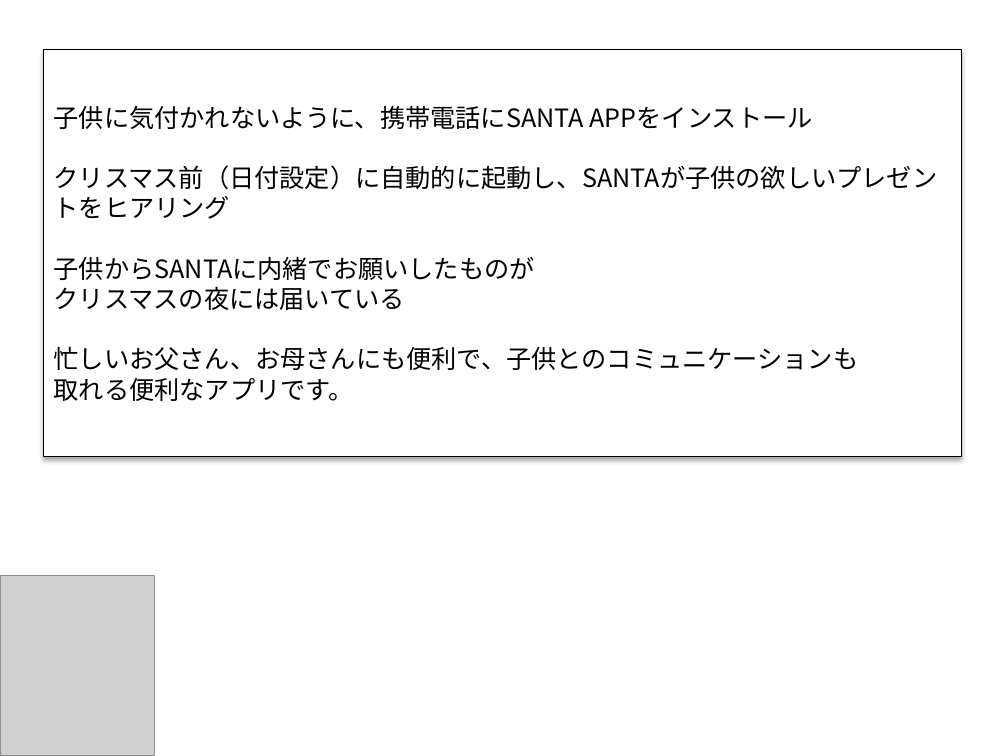
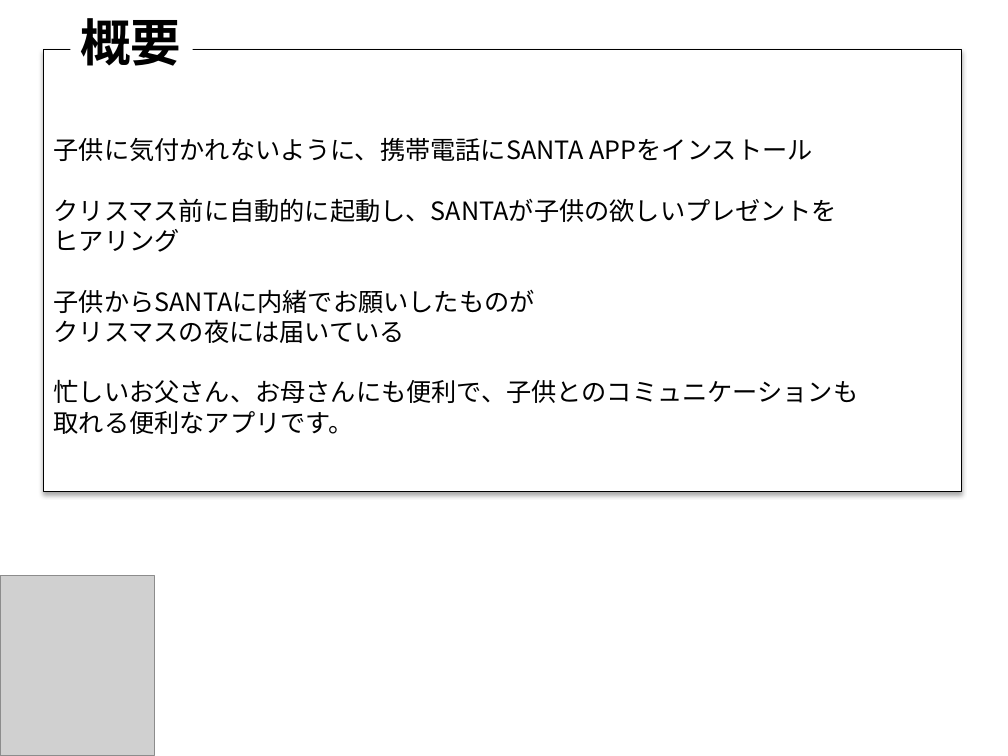
Before and after one commit to nvquocbao/LOC, a slide deck: slide 2 of 02_Requirement/Hackathon20161211.pptx. Drawn at 1008x756 pixels with LibreOffice and Linux fonts; fonts in the diff are those of the drawing; grey boxes stand for pictures. Boxes give left, top, right and bottom in pixels: in the first picture for what was removed or moved away, otherwise in the second. Text is boxed around its words. In the diff, an @@ line names an element or a change of style, - is before the commit and + after.

```diff
--- a/02_Requirement/Hackathon20161211.pptx
+++ b/02_Requirement/Hackathon20161211.pptx
@@ text added at (80,18,181,66), 36 pt, text #000000, bold @@
+概要
@@ rectangle "子供に気付かれないように、携帯電話にSANTA APPをインストール": place and size @@
-rectangle "子供に気付かれないように、携帯電話にSANTA APPをインストール" at (43,49,962,457)
+rectangle "子供に気付かれないように、携帯電話にSANTA APPをインストール" at (43,49,962,492)
@@ text in rectangle at (54,198,837,252): text changed @@
-クリスマス前（日付設定）に自動的に起動し、SANTAが子供の欲しいプレゼントをヒアリング
+クリスマス前に自動的に起動し、SANTAが子供の欲しいプレゼントを
+ヒアリング
```
Also in this commit, not shown: 6 other slides changed, 3 slides added, 5 slides removed.
